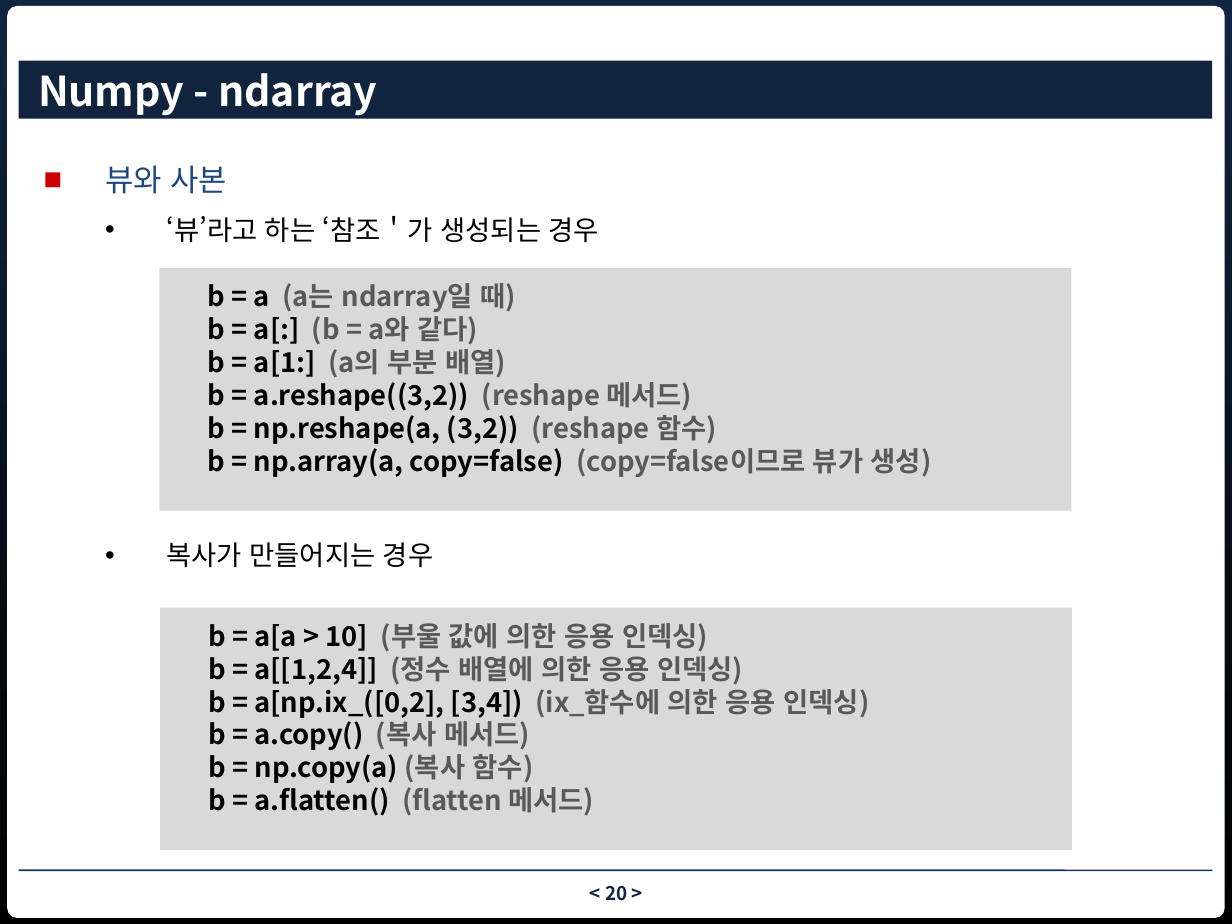
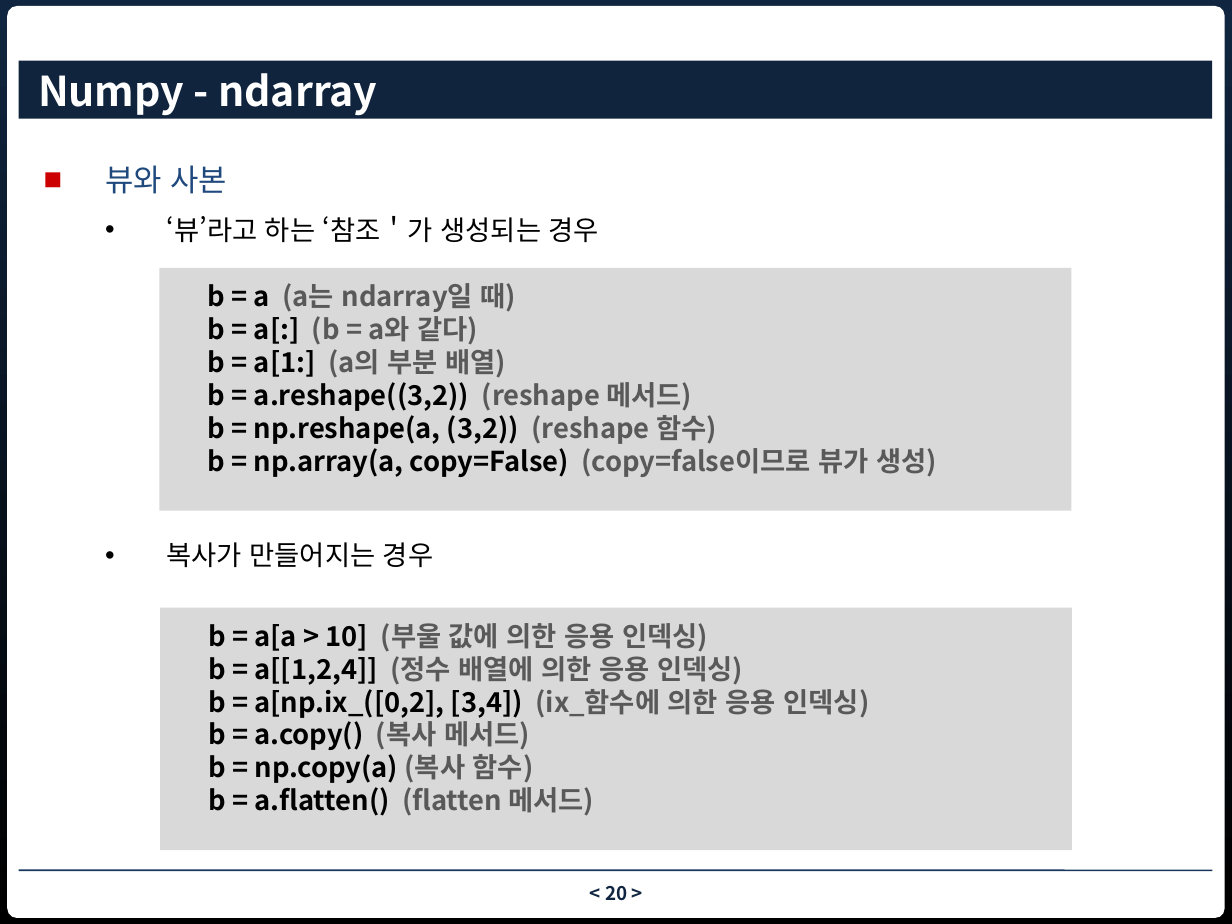
Before and after one commit to nhkim55/bigdata_fintech_python, a slide deck: slide 20 of ch5 numpy.pptx. Drawn at 1232x924 pixels with LibreOffice and Linux fonts; fonts in the diff are those of the drawing; background and template pictures are left out. Boxes give left, top, right and bottom in pixels: in the first picture for what was removed or moved away, otherwise in the second. Text is boxed around its words. In the diff, an @@ line names an element or a change of style, - is before the commit and + after.

```diff
--- a/ch5 numpy.pptx
+++ b/ch5 numpy.pptx
@@ text in rectangle at [208,443,937,477]: text changed @@
-b = np.array(a, copy=false) (copy=false이므로 뷰가 생성)
+b = np.array(a, copy=False) (copy=false이므로 뷰가 생성)
```
Also in this commit, not shown: 2 other slides changed, 2 slides added.
